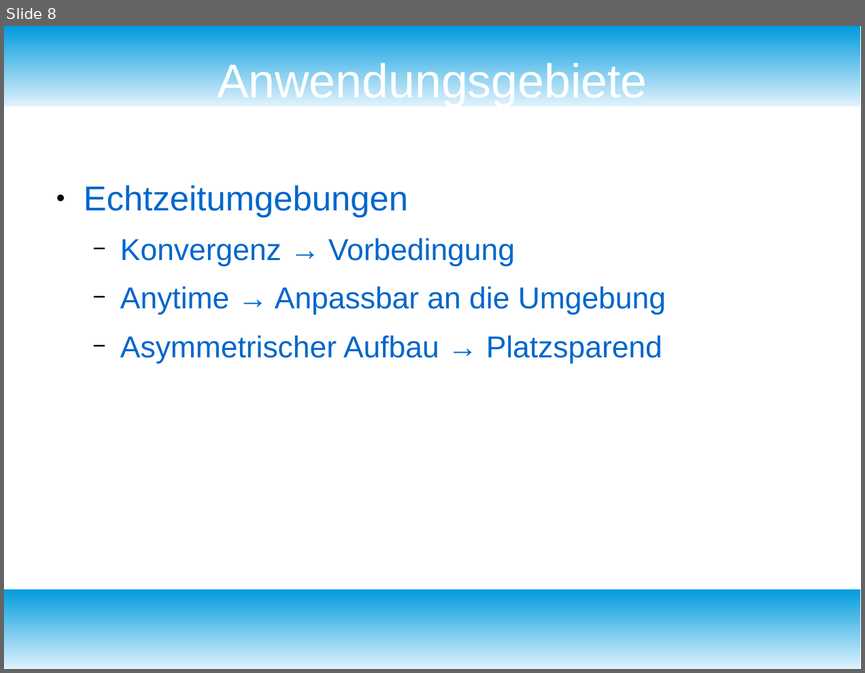
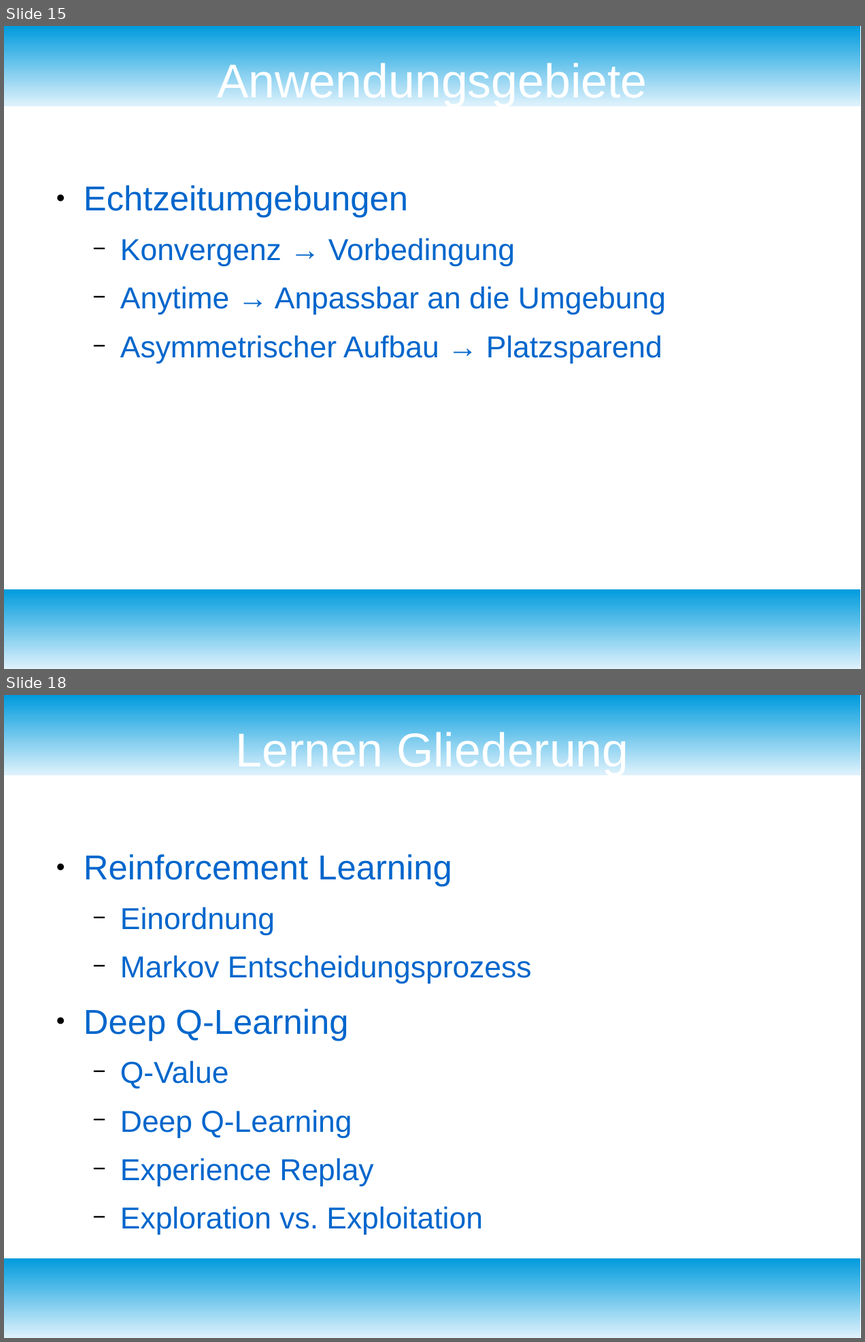
Before and after one commit to fnehmer/haw-is-assignment, a slide deck: Präsentation/is_praesentation.odp. Shown one above the other, each under a label of ours: slide 8 before the commit, slides 15 and 18 after it; the slides between them are not shown. The pictures are 865x673 and 865x1342 pixels, drawn with LibreOffice and Linux fonts; fonts in the diff are those of the drawing. Boxes give left, top, right and bottom in pixels: in the first picture for what was removed or moved away, otherwise in the second. Text is boxed around its words. In the diff, an @@ line names an element or a change of style, - is before the commit and + after.

```diff
--- a/Präsentation/is_praesentation.odp
+++ b/Präsentation/is_praesentation.odp
@@ slide 18 added at (x1=4, y1=695, x2=861, y2=1338), background #FFFFFF; not listed: 2 template elements that a slide beside it also shows @@
@@ title added at (x1=235, y1=728, x2=628, y2=775), 44 pt, text #FFFFFF @@
+Lernen Gliederung
@@ text added at (x1=84, y1=854, x2=532, y2=1235), 28 pt, text #0066CC @@
+● Reinforcement Learning
+  − Einordnung
+  − Markov Entscheidungsprozess
+● Deep Q-Learning
+  − Q-Value
+  − Deep Q-Learning
+  − Experience Replay
+  − Exploration vs. Exploitation
@@ what was slide 8 is now slide 15 @@
```
Also in this commit, not shown: 1 slide changed, 10 other slides added, 1 slide removed, 6 other files.
